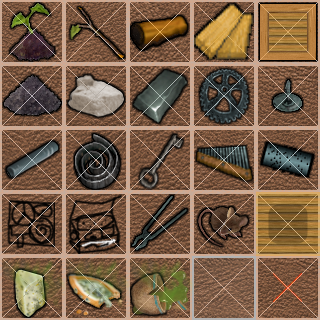
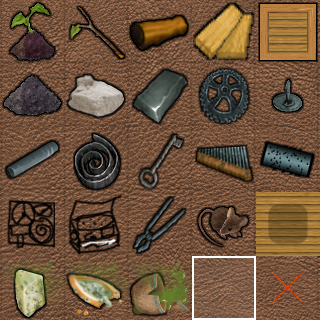
Layer changes from the first 320 × 320 image to the second:
hid "tiletemplate" over [0, 0, 320, 320]
added layer "grabber" above "tileset" over [134, 196, 186, 253]
painted on "tileset" over [132, 195, 188, 251]
painted on "expand 2px" over [130, 193, 190, 255]
painted on "expand 1px" over [131, 194, 189, 254]
painted on "base" over [132, 195, 188, 253]
